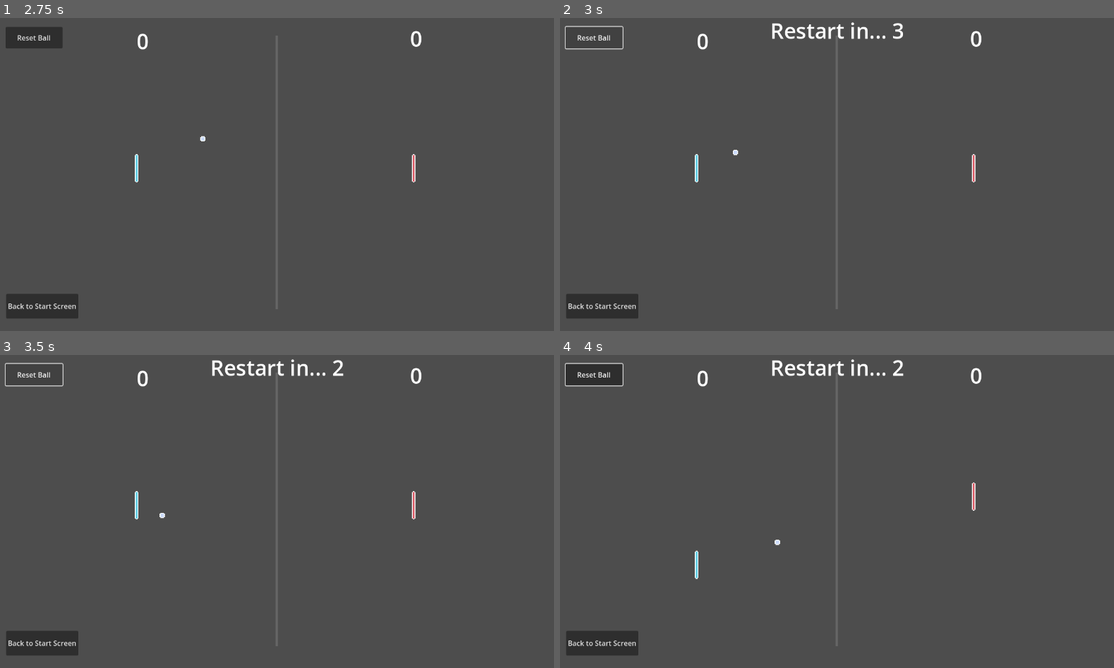
Above: before the commit, frames 1-4 (two rows, left to right).
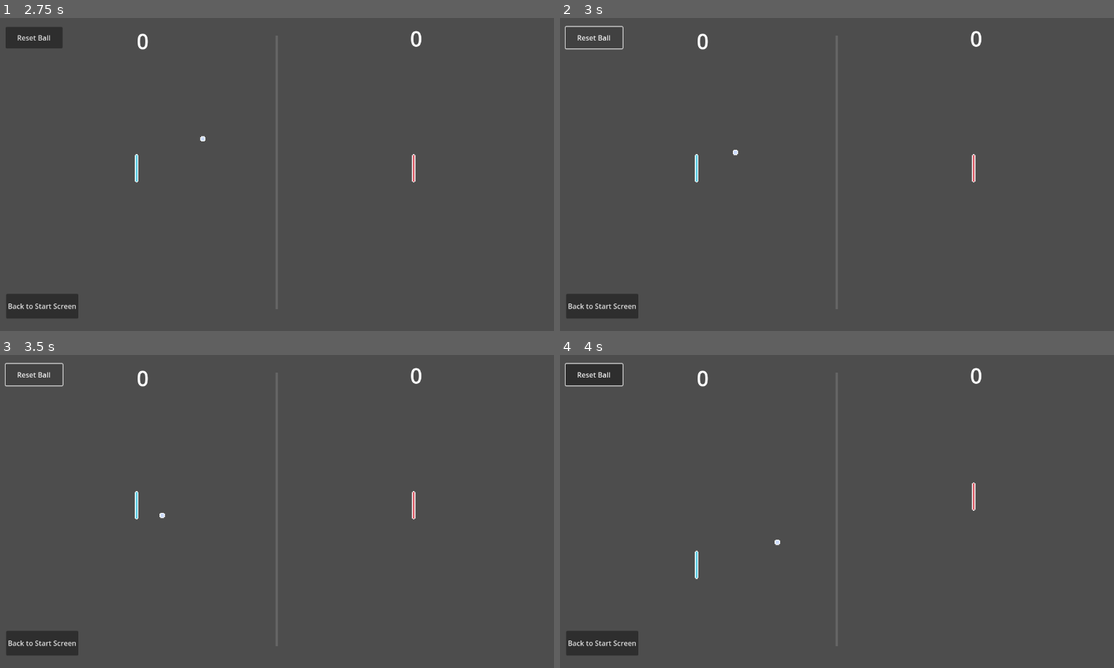
Above: after the commit, the same moments.

Repository: jordonbigelow/Pixel-Art-Pong
Game: Godot game, scene res://scenes/game_scene.tscn
Two runs of this game, one before a commit and one after it. Both use one fixed random seed, a clock stepped at 60 frames per second and the inputs below.
Inputs (mouse positions are in pixels of both pictures, inside the frame that each line leads up to):
- Up to frame 1 (2.75 s): tap Enter at 0.5 s; move the mouse to (398, 158) at 0.52 s; hold W (p1_move_up) 0.53-1.25 s; tap K (p2_move_down) at 0.6 s; click (398, 158) at 0.67 s; click "Back to Start Screen" at 1.25 s; click "Play Pong" at 2 s
- Up to frame 2 (3 s): click "Reset Ball" at 2.75 s
- Up to frame 3 (3.5 s): no input
- Up to frame 4 (4 s): move the mouse to (726, 527) at 3.52 s; hold S (p1_move_down) from 3.53 s (still down); tap I (p2_move_up) at 3.6 s

Frame 1 is identical in both runs. In frame 2, 0.5% of the frame differs, in the area x 38-62%, y 1-7%; in frame 3, 0.5%; in frame 4, 0.5%.
Error after the commit: Invalid call. Nonexistent function '_reset_timer' in base 'Timer (reset_timer.gd)'. (res://scripts/game_scene.gd:27)

Commit message:
removed a reference to an old script that was causing a bug

Diff:
--- a/scenes/reset_timer.tscn
+++ b/scenes/reset_timer.tscn
@@ -1,36 +1,12 @@
 [gd_scene load_steps=3 format=3 uid="uid://cpqd8cf4dsrwm"]
 
-[sub_resource type="GDScript" id="GDScript_60x00"]
-script/source = "extends Timer
-
-signal started
-
-@onready var countdown: String = $Label.text
-
-
-func _on_timeout() -> void:
-	$Label.visible = false
-	get_tree().reload_current_scene()
-
-
-func _on_started() -> void:
-	$Label.visible = true
-
-
-func _reset_timer() -> void:
-	start(3.0)
-	started.emit()
-
-
-func _process(_delta: float) -> void:
-	$Label.text = \"Restart in... \" + str(round($\".\".time_left))
-"
+[ext_resource type="Script" path="res://scripts/reset_timer.gd" id="1_s1fsp"]
 
 [sub_resource type="LabelSettings" id="LabelSettings_eyts0"]
 font_size = 48
 
 [node name="ResetTimer" type="Timer"]
-script = SubResource("GDScript_60x00")
+script = ExtResource("1_s1fsp")
 
 [node name="Label" type="Label" parent="."]
 visible = false
